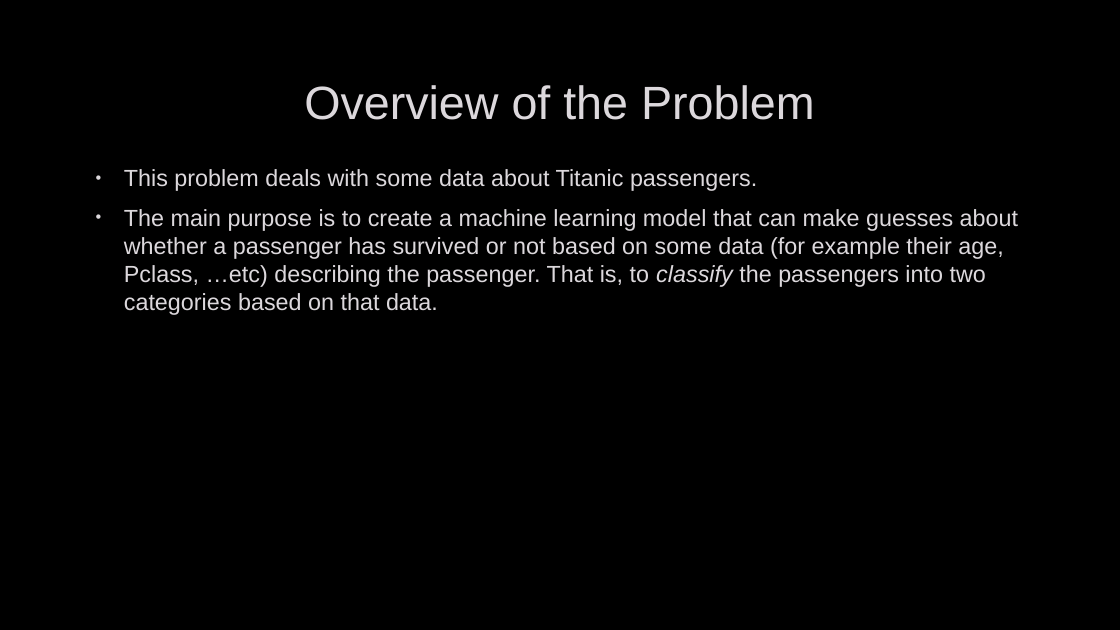
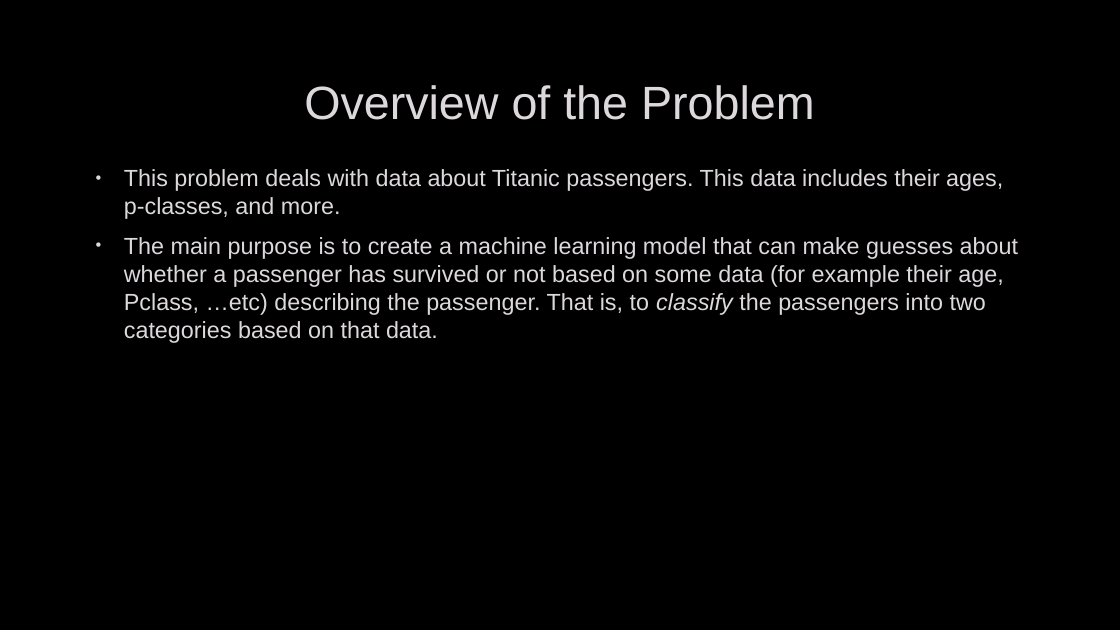
Before and after one commit to Moaaz-Mahmoud/Third-Year-Electrical-Testing-3A, a slide deck: slide 2 of class-3-data_analysis_and_ml/titanic/presentation.pptx. Drawn at 1120x630 pixels with LibreOffice and Linux fonts; fonts in the diff are those of the drawing; background and template pictures are left out. Boxes give left, top, right and bottom in pixels: in the first picture for what was removed or moved away, otherwise in the second. Text is boxed around its words. In the diff, an @@ line names an element or a change of style, - is before the commit and + after.

```diff
--- a/class-3-data_analysis_and_ml/titanic/presentation.pptx
+++ b/class-3-data_analysis_and_ml/titanic/presentation.pptx
@@ text at <box>124,169,1003,219</box>: text changed @@
-• This problem deals with some data about Titanic passengers.
+• This problem deals with data about Titanic passengers. This data includes their ages, p-classes, and more.
```
Also in this commit, not shown: 5 other slides changed, 2 slides added, 1 slide removed, 2 other files.
